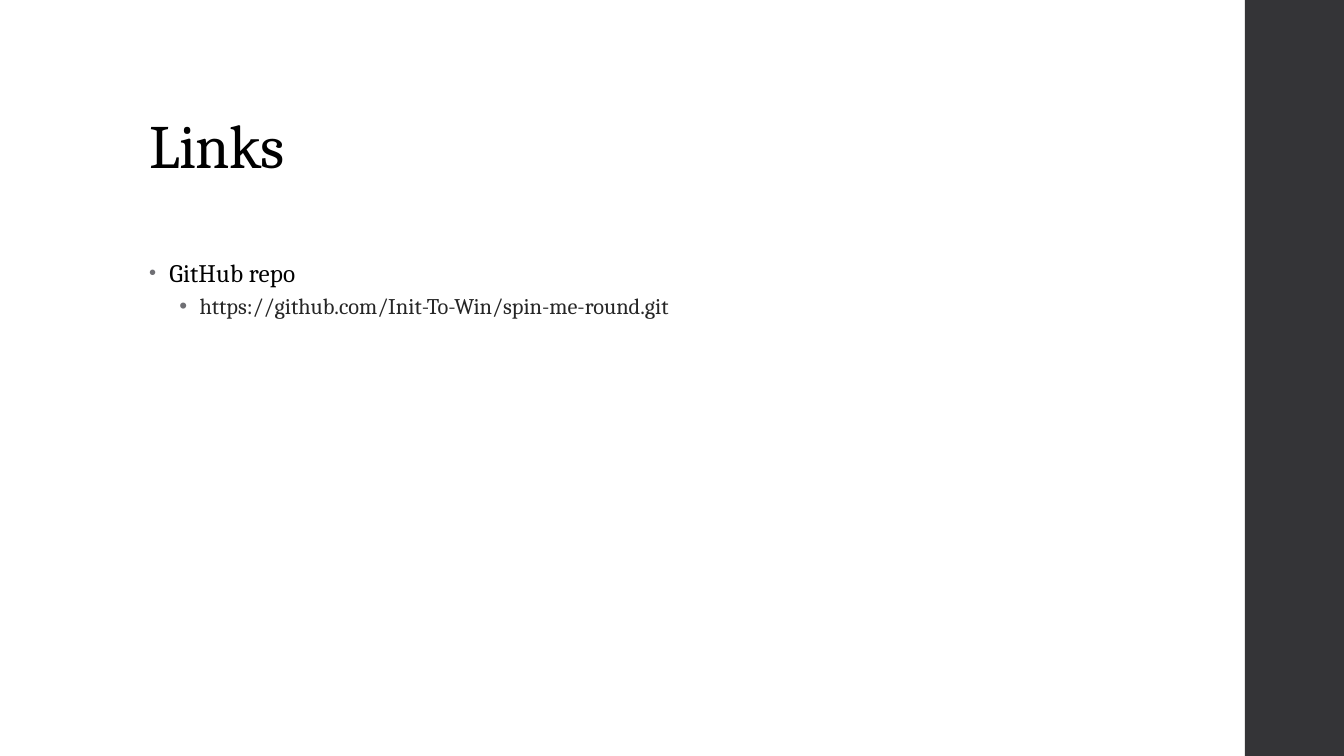
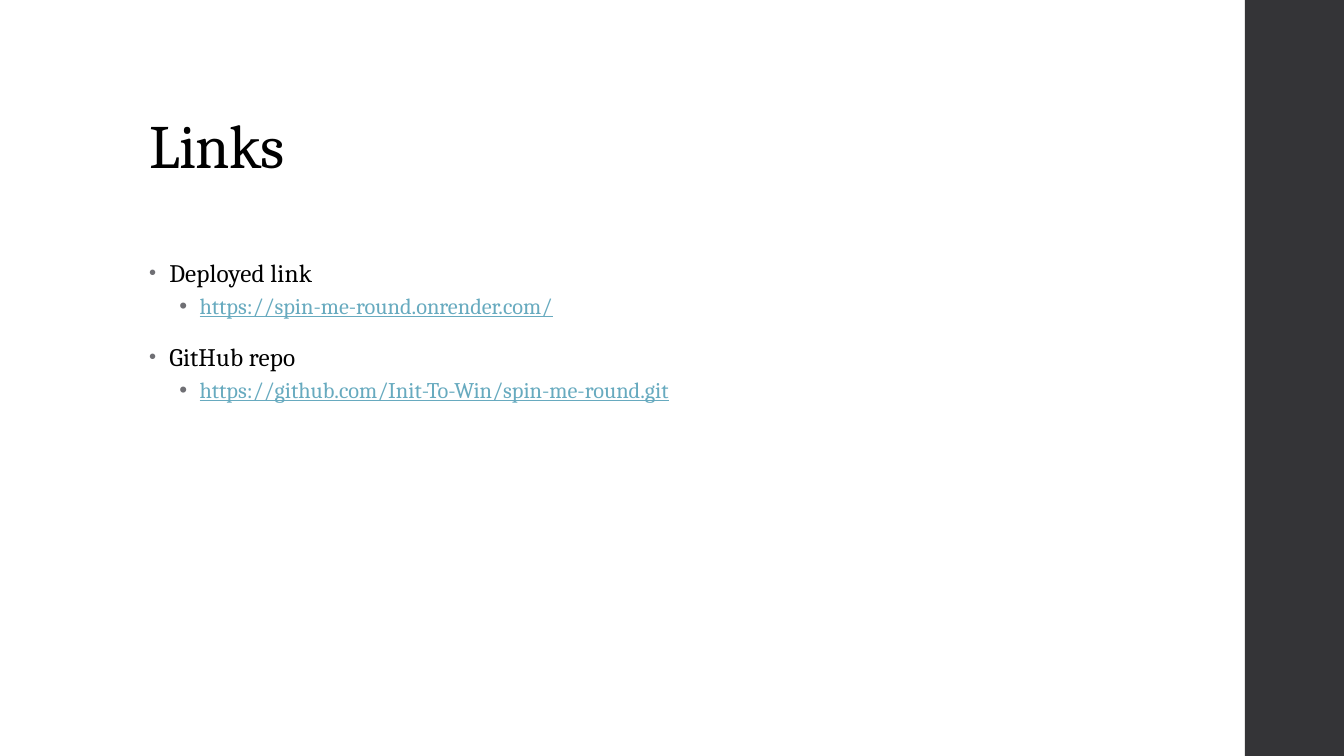
Before and after one commit to Init-To-Win/project-02, a slide deck: slide 12 of assets/Presentation/Spin Me ‘Round.pptx. Drawn at 1344x756 pixels with LibreOffice and Linux fonts; fonts in the diff are those of the drawing. Boxes give left, top, right and bottom in pixels: in the first picture for what was removed or moved away, otherwise in the second. Text is boxed around its words. In the diff, an @@ line names an element or a change of style, - is before the commit and + after.

```diff
--- a/assets/Presentation/Spin Me ‘Round.pptx
+++ b/assets/Presentation/Spin Me ‘Round.pptx
@@ text at [169, 264, 553, 319]: paragraphs added @@
+• Deployed link
+  • https://spin-me-round.onrender.com/
@@ text at [200, 382, 669, 403]: text colour #262626 to #67AABF, underline on in "https://github.com/Init-To-Win/spin-me-round.git" @@
```
Also in this commit, not shown: 9 other files.
